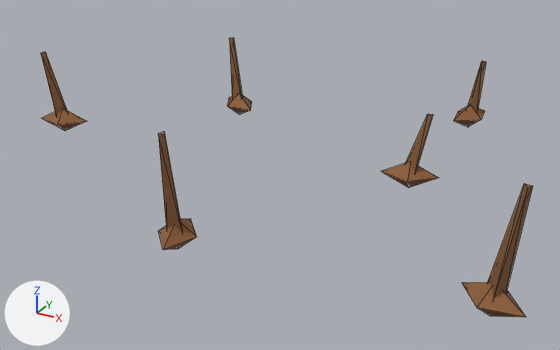
Before and after pictures for a commit that changed the glTF model public/assets/models/crop_wheat_seeded.glb.
The view is the same before and after, from a 50 mm camera at (0.225, -0.421, 0.199) aimed at (0.002, -0.016, -0.003). Arrows for +X, +Y and +Z are at lower left; the lights stay in place. The first picture is the older version. Mesh edges are drawn as thin lines. Where no turn or scale is listed for an object, it has been applied to the vertices. Vertices at exactly the same position are counted once.

Before the edit, the objects in view are built like this:
```python
me_wheat_seeded_00_hull_mesh = bpy.data.meshes.new('wheat_seeded_00_hull_mesh')
me_wheat_seeded_00_hull_mesh.from_pydata(...)  # 36 vertices, 48 faces; spans x -0.187..0.187, y -0.146..0.146, z -0.009..0.009
me_wheat_seeded_00_hull_mesh.materials.append(mat_wood_warm_01)
me_wheat_seeded_00_spear_mesh = bpy.data.meshes.new('wheat_seeded_00_spear_mesh')
me_wheat_seeded_00_spear_mesh.from_pydata(...)  # 36 vertices, 48 faces; spans x -0.181..0.181, y -0.14..0.14, z -0.031..0.031
me_wheat_seeded_00_spear_mesh.materials.append(mat_wood_warm_01)
ob_wheat_seeded_00_hull = bpy.data.objects.new('wheat_seeded_00_hull', me_wheat_seeded_00_hull_mesh)
ob_wheat_seeded_00_hull.location = (-0.0053, -0.0014, 0.007)
ob_wheat_seeded_00_spear = bpy.data.objects.new('wheat_seeded_00_spear', me_wheat_seeded_00_spear_mesh)
ob_wheat_seeded_00_spear.location = (-0.0051, -0.001, 0.0363)
```
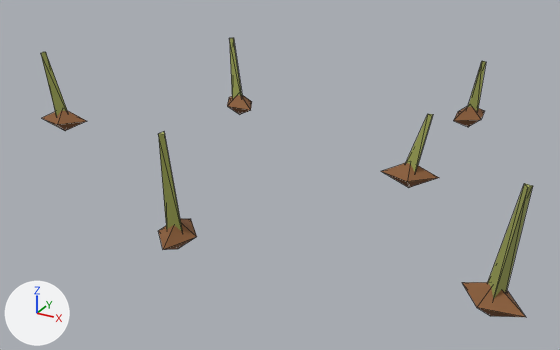
Patch to the scene script:
```diff
--- a/public/assets/models/crop_wheat_seeded.glb.py
+++ b/public/assets/models/crop_wheat_seeded.glb.py
@@ me_wheat_seeded_00_spear_mesh @@
 me_wheat_seeded_00_spear_mesh.from_pydata(...)  # 36 vertices, 48 faces; spans x -0.181..0.181, y -0.14..0.14, z -0.031..0.031
 # used by ob_wheat_seeded_00_spear; location = (-0.0051, -0.001, 0.0363)
+# me_wheat_seeded_00_spear_mesh part 1: 48 faces centred in x -0.179..0.179, y -0.139..0.138, z -0.03..0.031 are repainted in the vertex colours; the middle colour goes from brown #875834 to yellow #9aa053
 me_wheat_seeded_00_spear_mesh.materials.append(mat_wood_warm_01)
```

What differs and where, as boxes (x1, y1, x2, y2) in the pictures (560 x 350 px):
part 1 of me_wheat_seeded_00_spear_mesh, recoloured
    both: (41, 38, 533, 299)
